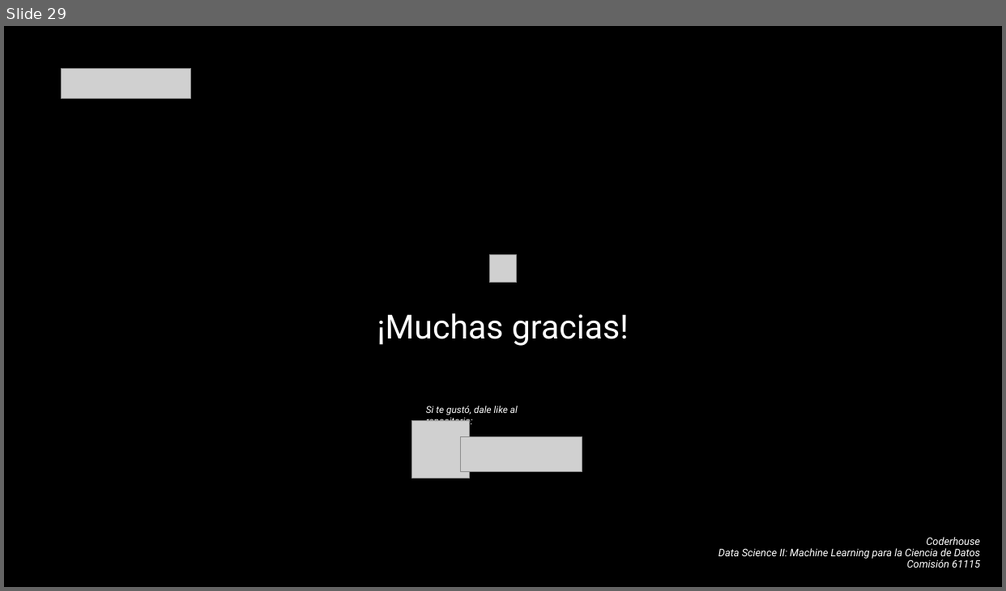
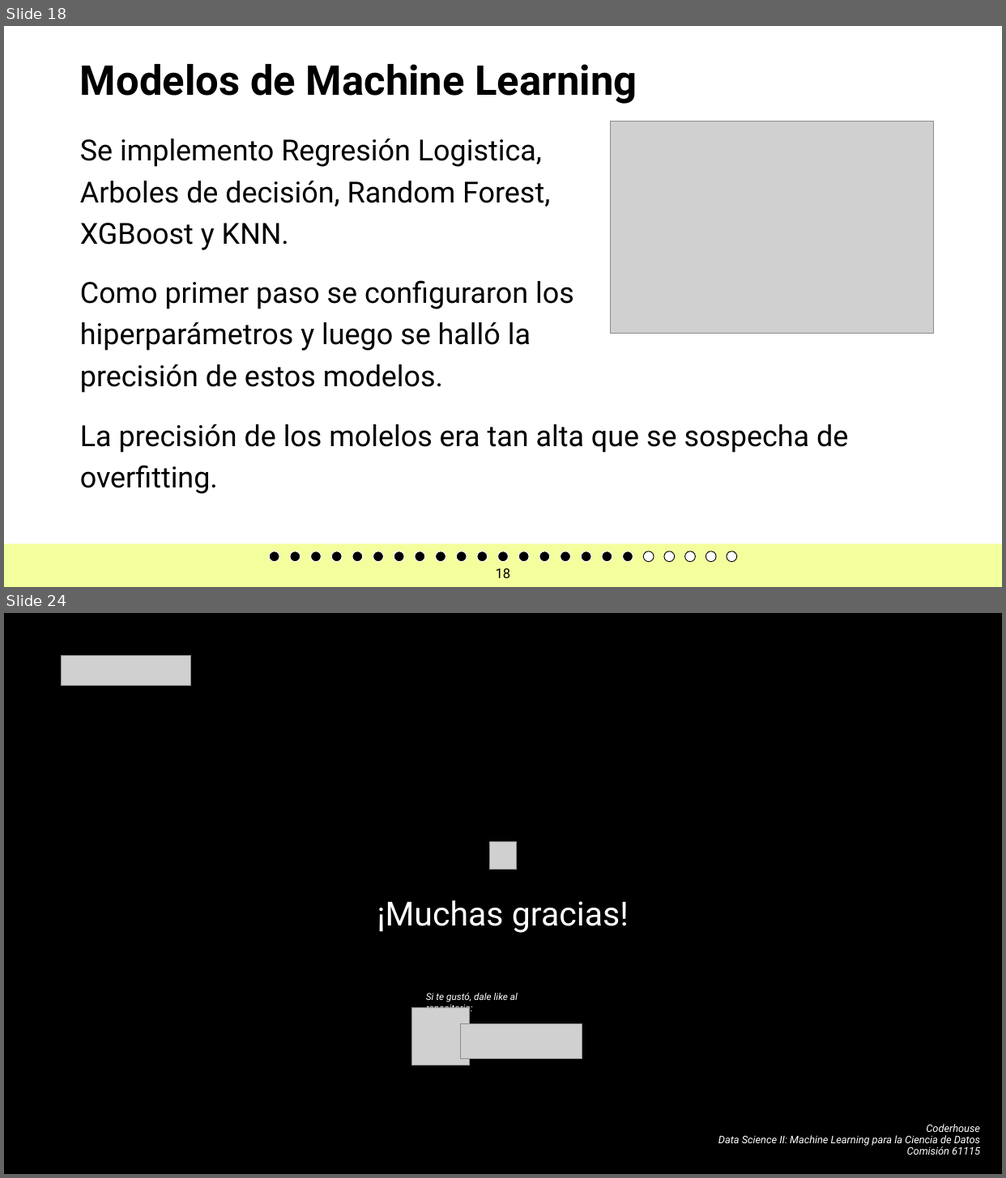
Before and after one commit to JoseChirif/Estudios-y-empleabilidad-Encuesta-kaggle, a slide deck: Estudios y empleabilidad.pptx. Shown one above the other, each under a label of ours: slide 29 before the commit, slides 18 and 24 after it; the slides between them are not shown. The pictures are 1006x591 and 1006x1178 pixels, drawn with LibreOffice and Linux fonts; fonts in the diff are those of the drawing; grey boxes stand for pictures; background and template pictures are left out. Boxes give left, top, right and bottom in pixels: in the first picture for what was removed or moved away, otherwise in the second. Text is boxed around its words. In the diff, an @@ line names an element or a change of style, - is before the commit and + after.

```diff
--- a/Estudios y empleabilidad.pptx
+++ b/Estudios y empleabilidad.pptx
@@ slide 18 added at [4,26,1002,587], background #FFFFFF @@
@@ title added at [80,64,637,104], 39.6 pt, text #000000, bold @@
+Modelos de Machine Learning
@@ picture added at [611,121,933,334] @@
@@ text added at [80,139,574,393], 28 pt, text #000000 @@
+Se implemento Regresión Logistica, Arboles de decisión, Random Forest, XGBoost y KNN.
+Como primer paso se configuraron los hiperparámetros y luego se halló la precisión de estos modelos.
@@ text added at [80,425,848,494], 28 pt, text #000000 @@
+La precisión de los molelos era tan alta que se sospecha de overfitting.
@@ rectangle added at [4,544,1002,587], fill #E8FF3C at 50% opacity @@
@@ ellipse added at [269,552,279,562], fill #000000, outline #FFFFFF 0.71 pt @@
@@ ellipse added at [290,552,300,562], fill #000000, outline #FFFFFF 0.71 pt @@
@@ ellipse added at [311,552,322,562], fill #000000, outline #FFFFFF 0.71 pt @@
@@ ellipse added at [332,552,343,562], fill #000000, outline #FFFFFF 0.71 pt @@
@@ ellipse added at [352,552,363,562], fill #000000, outline #FFFFFF 0.71 pt @@
@@ ellipse added at [373,552,384,562], fill #000000, outline #FFFFFF 0.71 pt @@
@@ ellipse added at [394,552,404,562], fill #000000, outline #FFFFFF 0.71 pt @@
@@ ellipse added at [415,552,425,562], fill #000000, outline #FFFFFF 0.71 pt @@
@@ ellipse added at [435,552,445,562], fill #000000, outline #FFFFFF 0.71 pt @@
@@ ellipse added at [456,552,467,562], fill #000000, outline #FFFFFF 0.71 pt @@
@@ ellipse added at [477,552,488,562], fill #000000, outline #FFFFFF 0.71 pt @@
@@ ellipse added at [498,552,509,562], fill #000000, outline #FFFFFF 0.71 pt @@
@@ ellipse added at [519,552,530,562], fill #000000, outline #FFFFFF 0.71 pt @@
@@ ellipse added at [539,552,550,562], fill #000000, outline #FFFFFF 0.71 pt @@
@@ ellipse added at [560,552,571,562], fill #000000, outline #FFFFFF 0.71 pt @@
@@ ellipse added at [582,552,592,562], fill #000000, outline #FFFFFF 0.71 pt @@
@@ ellipse added at [602,552,612,562], fill #000000, outline #FFFFFF 0.71 pt @@
@@ ellipse added at [622,552,633,562], fill #000000, outline #FFFFFF 0.71 pt @@
@@ ellipse added at [643,552,654,562], fill #FFFFFF, outline #000000 0.71 pt @@
@@ ellipse added at [664,552,675,562], fill #FFFFFF, outline #000000 0.71 pt @@
@@ ellipse added at [685,552,696,562], fill #FFFFFF, outline #000000 0.71 pt @@
@@ ellipse added at [706,552,717,562], fill #FFFFFF, outline #000000 0.71 pt @@
@@ ellipse added at [727,552,737,562], fill #FFFFFF, outline #000000 0.71 pt @@
@@ page number added at [496,569,511,578], 13 pt, text #000000 @@
+18
@@ what was slide 29 is now slide 24 @@
```
Also in this commit, not shown: 16 slides changed, 5 other slides added, 11 slides removed, 1 other file.
